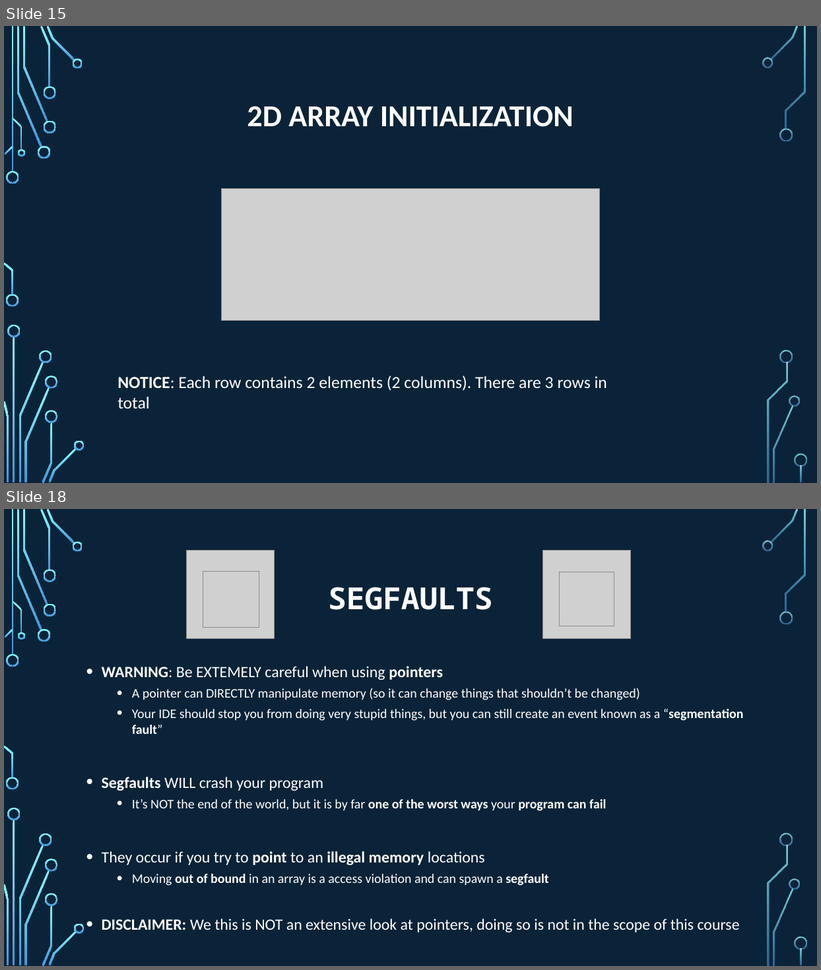
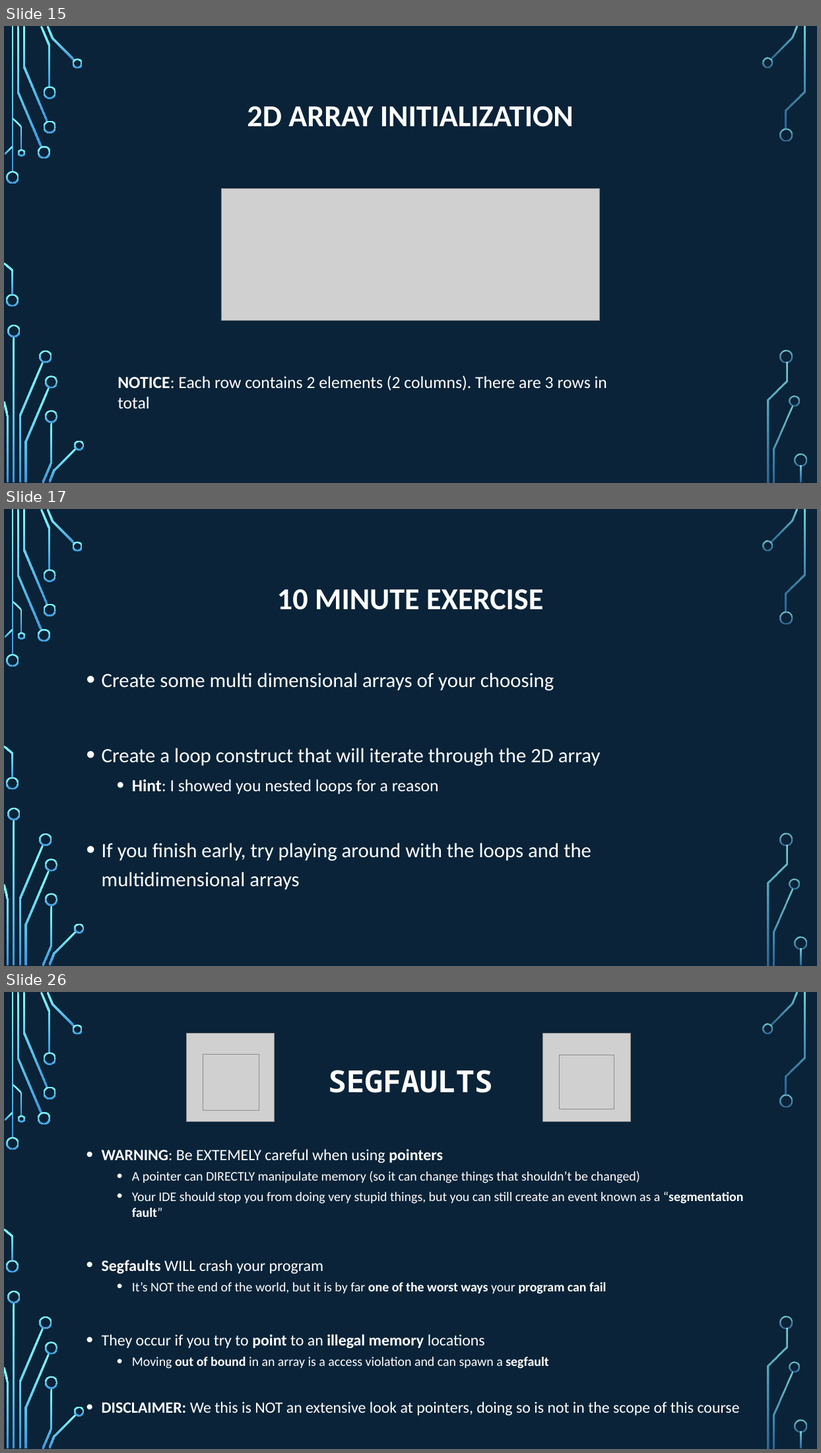
Before and after one commit to psypdt/ZIS_C-_Summer_Course_2019, a slide deck: Day_5/Day_5.pptx. Shown one above the other, each under a label of ours: slides 15 and 18 before the commit, slides 15, 17 and 26 after it; the slides between them are not shown. The pictures are 821x970 and 821x1453 pixels, drawn with LibreOffice and Linux fonts; fonts in the diff are those of the drawing; grey boxes stand for pictures; background and template pictures are left out. Boxes give left, top, right and bottom in pixels: in the first picture for what was removed or moved away, otherwise in the second. Text is boxed around its words. In the diff, an @@ line names an element or a change of style, - is before the commit and + after.

```diff
--- a/Day_5/Day_5.pptx
+++ b/Day_5/Day_5.pptx
@@ slide 17 added at bbox=[4, 509, 817, 966], background picture (left out); not listed: 36 template elements that a slide beside it also shows @@
@@ title added at bbox=[277, 589, 543, 610], 36 pt, text #FFFFFF, bold @@
+10 MINUTE EXERCISE
@@ text added at bbox=[102, 673, 601, 890], 24 pt, text #FFFFFF @@
+• Create some multi dimensional arrays of your choosing
+• Create a loop construct that will iterate through the 2D array
+  • Hint: I showed you nested loops for a reason
+• If you finish early, try playing around with the loops and the multidimensional arrays
@@ what was slide 18 is now slide 26 @@
```
Also in this commit, not shown: 1 slide changed, 8 other slides added, 1 slide removed, 1 other file.
